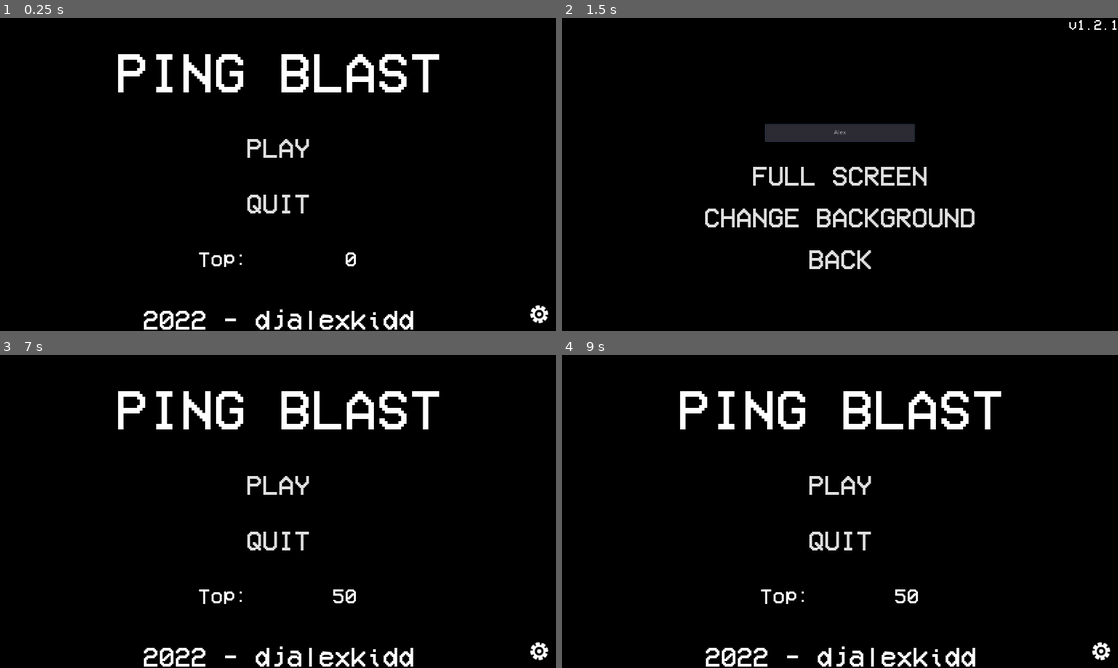
Above: before the commit, frames 1-4 (two rows, left to right).
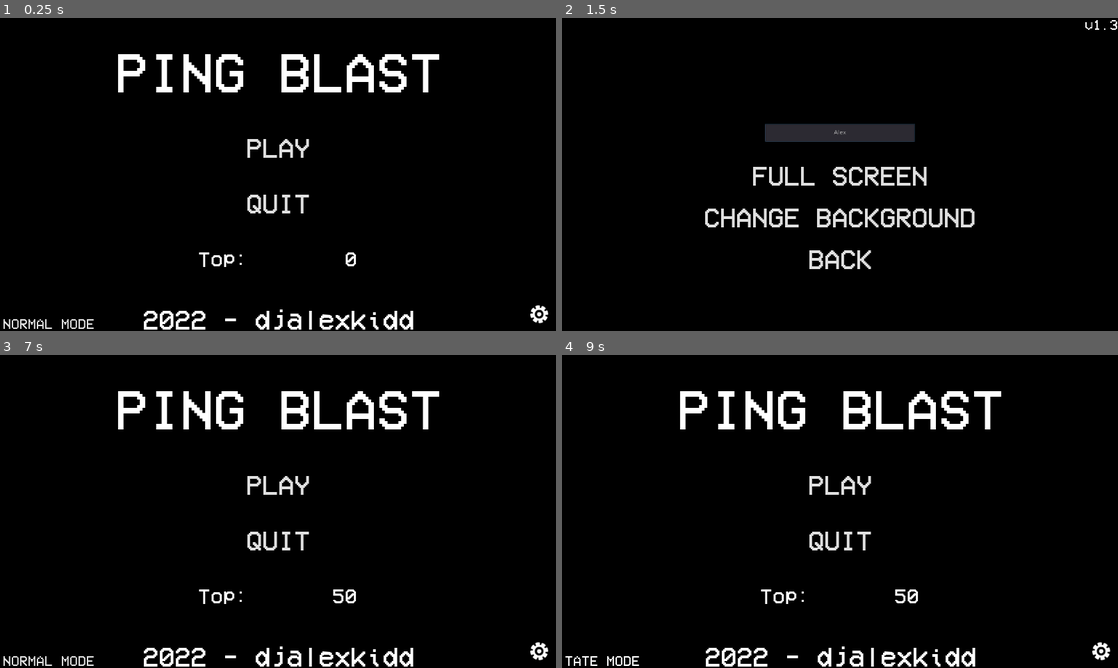
Above: after the commit, the same moments.

Repository: djalexkidd/ping-blast
Game: Godot game, scene res://scenes/MainMenu.tscn
Two runs of this game, one before a commit and one after it. Both use one fixed random seed, a clock stepped at 60 frames per second and the inputs below. Sound files missing from this copy of the repository are replaced by a short silence.
Inputs (mouse positions are in pixels of both pictures, inside the frame that each line leads up to):
- Up to frame 1 (0.25 s): no input
- Up to frame 2 (1.5 s): click (1101, 312) at 0.5 s; click (840, 133) at 1.27 s; type "Alex" at 1.35 s
- Up to frame 3 (7 s): click "BACK" at 2 s; click "PLAY" at 2.75 s; move the mouse to (400, 495) at 3.52 s; press the mouse at (400, 495) at 3.53 s; move the mouse to (166, 527) at 4.27 s; release the mouse at (166, 527) at 4.28 s; click (166, 527) at 4.35 s; click "PLAY" at 5 s; move the mouse to (333, 442) at 5.77 s; press the mouse at (333, 442) at 5.78 s; move the mouse to (250, 574) at 6.52 s; release the mouse at (250, 574) at 6.53 s; click (250, 574) at 6.6 s
- Up to frame 4 (9 s): click (634, 661) at 7.25 s, where only the run after the commit has a clickable "NORMAL MODE"; click (634, 661) at 8 s, where only the run after the commit has a clickable "TATE MODE"; click (634, 661) at 8.75 s, where only the run after the commit has a clickable "NORMAL MODE"

The runs differ from the first frame. In frame 1, 0.2% of the frame differs, in the area x 0-17%, y 96-100%; in frame 2, less than 0.1%; in frame 3, 0.2%; in frame 4, 0.2%.

Commit message:
Tate Mode

Diff:
--- a/scenes/Bullet.tscn
+++ b/scenes/Bullet.tscn
@@ -26,6 +26,7 @@
 shape = SubResource( 1 )
 
 [node name="Timer" type="Timer" parent="."]
+wait_time = 2.0
 one_shot = true
 autostart = true
 
--- a/scenes/Bullet_multi.tscn
+++ b/scenes/Bullet_multi.tscn
@@ -40,6 +40,7 @@
 shape = SubResource( 1 )
 
 [node name="Timer" type="Timer" parent="."]
+wait_time = 2.0
 one_shot = true
 autostart = true
 
--- /dev/null
+++ b/scenes/Game_tate.tscn
@@ -0,0 +1,253 @@
+[gd_scene load_steps=23 format=2]
+
+[ext_resource path="res://scenes/Player.tscn" type="PackedScene" id=1]
+[ext_resource path="res://scenes/Ball.tscn" type="PackedScene" id=2]
+[ext_resource path="res://assets/backgrounds/bricks.png" type="Texture" id=3]
+[ext_resource path="res://assets/fonts/vcr.ttf" type="DynamicFontData" id=4]
+[ext_resource path="res://scripts/Game.gd" type="Script" id=5]
+[ext_resource path="res://scripts/HUD.gd" type="Script" id=6]
+[ext_resource path="res://assets/sounds/sfx/New_Record-sharedassets0.assets.split0-65.wav" type="AudioStream" id=7]
+[ext_resource path="res://assets/sounds/sfx/Game_Lose-sharedassets0.assets.split0-36.wav" type="AudioStream" id=8]
+[ext_resource path="res://assets/icons/pause.png" type="Texture" id=9]
+[ext_resource path="res://assets/sounds/sfx/Fire-3b5c3fccd54504706b53e5578f3c8ef9-1.wav" type="AudioStream" id=10]
+[ext_resource path="res://assets/sounds/sfx/Ball_Pop1-sharedassets0.assets.split0-32.wav" type="AudioStream" id=11]
+
+[sub_resource type="RectangleShape2D" id=6]
+extents = Vector2( 400, 650 )
+
+[sub_resource type="RectangleShape2D" id=1]
+extents = Vector2( 636, 24 )
+
+[sub_resource type="RectangleShape2D" id=2]
+extents = Vector2( 664, 48 )
+
+[sub_resource type="DynamicFont" id=3]
+size = 64
+font_data = ExtResource( 4 )
+
+[sub_resource type="DynamicFont" id=4]
+size = 128
+font_data = ExtResource( 4 )
+
+[sub_resource type="DynamicFont" id=5]
+size = 64
+font_data = ExtResource( 4 )
+
+[sub_resource type="DynamicFont" id=11]
+size = 64
+font_data = ExtResource( 4 )
+
+[sub_resource type="Animation" id=7]
+length = 0.001
+tracks/0/type = "value"
+tracks/0/path = NodePath(".:modulate")
+tracks/0/interp = 1
+tracks/0/loop_wrap = true
+tracks/0/imported = false
+tracks/0/enabled = true
+tracks/0/keys = {
+"times": PoolRealArray( 0 ),
+"transitions": PoolRealArray( 1 ),
+"update": 0,
+"values": [ Color( 1, 1, 1, 1 ) ]
+}
+
+[sub_resource type="Animation" id=8]
+resource_name = "paused"
+loop = true
+tracks/0/type = "value"
+tracks/0/path = NodePath(".:modulate")
+tracks/0/interp = 1
+tracks/0/loop_wrap = true
+tracks/0/imported = false
+tracks/0/enabled = true
+tracks/0/keys = {
+"times": PoolRealArray( 0, 0.5, 1 ),
+"transitions": PoolRealArray( 1, 1, 1 ),
+"update": 0,
+"values": [ Color( 1, 1, 1, 1 ), Color( 1, 1, 1, 0 ), Color( 1, 1, 1, 1 ) ]
+}
+
+[sub_resource type="StyleBoxFlat" id=9]
+bg_color = Color( 0.0705882, 0.768627, 0.0705882, 1 )
+
+[sub_resource type="StyleBoxFlat" id=10]
+bg_color = Color( 0.745098, 0, 0, 1 )
+
+[node name="Game" type="Node2D"]
+script = ExtResource( 5 )
+
+[node name="Background" type="TextureRect" parent="."]
+margin_right = 2544.0
+margin_bottom = 1424.0
+texture = ExtResource( 3 )
+expand = true
+
+[node name="Player" parent="." instance=ExtResource( 1 )]
+position = Vector2( 160, 1180 )
+
+[node name="ball0" parent="." instance=ExtResource( 2 )]
+position = Vector2( 640, 320 )
+
+[node name="TouchScreenButton" type="TouchScreenButton" parent="."]
+position = Vector2( -50, 0 )
+shape = SubResource( 6 )
+action = "click"
+
+[node name="CanvasLayer" type="CanvasLayer" parent="."]
+
+[node name="Floor" type="StaticBody2D" parent="CanvasLayer"]
+collision_mask = 4
+
+[node name="ColorRect" type="ColorRect" parent="CanvasLayer/Floor"]
+margin_top = 1232.0
+margin_right = 720.0
+margin_bottom = 1280.0
+color = Color( 0, 0, 0, 1 )
+
+[node name="CollisionShape2D" type="CollisionShape2D" parent="CanvasLayer/Floor"]
+position = Vector2( 360, 1256 )
+shape = SubResource( 1 )
+
+[node name="CollisionShape2D2" type="CollisionShape2D" parent="CanvasLayer/Floor"]
+position = Vector2( 744, 600 )
+rotation = 1.5708
+shape = SubResource( 1 )
+
+[node name="CollisionShape2D3" type="CollisionShape2D" parent="CanvasLayer/Floor"]
+position = Vector2( -24, 600 )
+rotation = 1.5708
+shape = SubResource( 1 )
+
+[node name="ColorRect4" type="ColorRect" parent="CanvasLayer/Floor"]
+margin_left = -40.0
+margin_top = -40.0
+margin_right = 1288.0
+margin_bottom = 64.0
+color = Color( 0, 0, 0, 1 )
+
+[node name="CollisionShape2D4" type="CollisionShape2D" parent="CanvasLayer/Floor"]
+position = Vector2( 624, 8 )
+shape = SubResource( 2 )
+
+[node name="HUD" type="Control" parent="CanvasLayer"]
+pause_mode = 2
+margin_left = 640.0
+margin_top = 320.0
+margin_right = 640.0
+margin_bottom = 320.0
+script = ExtResource( 6 )
+
+[node name="ScoreValue" type="Label" parent="CanvasLayer/HUD"]
+margin_left = -592.0
+margin_top = -320.0
+margin_right = 32.0
+margin_bottom = -263.0
+custom_fonts/font = SubResource( 3 )
+text = "0"
+align = 1
+
+[node name="GameOverLabel" type="Label" parent="CanvasLayer/HUD"]
+visible = false
+anchor_left = 0.5
+anchor_top = 0.5
+anchor_right = 0.5
+anchor_bottom = 0.5
+margin_left = -616.0
+margin_top = 168.0
+margin_right = 59.0
+margin_bottom = 281.0
+custom_colors/font_color = Color( 1, 0, 0, 1 )
+custom_fonts/font = SubResource( 4 )
+text = "GAME OVER"
+__meta__ = {
+"_edit_use_anchors_": false
+}
+
+[node name="NewHighScoreLabel" type="Label" parent="CanvasLayer/HUD"]
+visible = false
+anchor_left = 0.5
+anchor_top = 0.5
+anchor_right = 0.5
+anchor_bottom = 0.5
+margin_left = -544.5
+margin_top = 292.5
+margin_right = -12.5
+margin_bottom = 349.5
+custom_colors/font_color = Color( 1, 1, 1, 1 )
+custom_fonts/font = SubResource( 5 )
+text = "GAME_NEWRECORD"
+__meta__ = {
+"_edit_use_anchors_": false
+}
+
+[node name="HighScoreValue" type="Label" parent="CanvasLayer/HUD"]
+margin_left = 424.0
+margin_top = -320.0
+margin_right = 630.0
+margin_bottom = -263.0
+custom_fonts/font = SubResource( 11 )
+text = "0"
+align = 2
+__meta__ = {
+"_edit_use_anchors_": false
+}
+
+[node name="Sprite" type="Sprite" parent="CanvasLayer/HUD"]
+visible = false
+position = Vector2( 0, -288 )
+scale = Vector2( 0.74, 0.74 )
+texture = ExtResource( 9 )
+
+[node name="AnimationPlayer" type="AnimationPlayer" parent="CanvasLayer/HUD/Sprite"]
+autoplay = "paused"
+anims/RESET = SubResource( 7 )
+anims/paused = SubResource( 8 )
+
+[node name="ProgressBar" type="ProgressBar" parent="CanvasLayer/HUD"]
+pause_mode = 1
+visible = false
+margin_left = -592.0
+margin_top = -256.0
+margin_right = 32.0
+margin_bottom = -224.0
+custom_styles/fg = SubResource( 9 )
+custom_styles/bg = SubResource( 10 )
+
+[node name="BonusTimer" type="Timer" parent="CanvasLayer/HUD/ProgressBar"]
+wait_time = 10.0
+one_shot = true
+
+[node name="Timer" type="Timer" parent="."]
+wait_time = 0.1
+
+[node name="SpawnNewTimer" type="Timer" parent="."]
+wait_time = 10.0
+autostart = true
+
+[node name="GameOverSound" type="AudioStreamPlayer" parent="."]
+stream = ExtResource( 8 )
+volume_db = -6.0
+
+[node name="NewHighScoreSound" type="AudioStreamPlayer" parent="."]
+stream = ExtResource( 7 )
+volume_db = -4.0
+
+[node name="BGM" type="AudioStreamPlayer" parent="."]
+volume_db = -6.0
+
+[node name="ShootSound" type="AudioStreamPlayer" parent="."]
+stream = ExtResource( 10 )
+volume_db = -14.0
+
+[node name="PopSound" type="AudioStreamPlayer" parent="."]
+stream = ExtResource( 11 )
+
+[connection signal="lose" from="Player" to="." method="_on_Player_lose"]
+[connection signal="multibullet" from="Player" to="." method="_on_Player_multibullet"]
+[connection signal="multibullet_stop" from="Player" to="." method="_on_Player_multibullet_stop"]
+[connection signal="switch_bg" from="CanvasLayer/HUD" to="." method="_on_HUD_switch_bg"]
+[connection signal="timeout" from="CanvasLayer/HUD/ProgressBar/BonusTimer" to="CanvasLayer/HUD" method="_on_BonusTimer_timeout"]
+[connection signal="timeout" from="Timer" to="." method="_on_Timer_timeout"]
+[connection signal="timeout" from="SpawnNewTimer" to="." method="_on_SpawnNewTimer_timeout"]
+[connection signal="finished" from="GameOverSound" to="." method="_on_GameOverSound_finished"]
--- a/scenes/MainMenu.tscn
+++ b/scenes/MainMenu.tscn
@@ -24,6 +24,12 @@
 [sub_resource type="DynamicFont" id=3]
 size = 64
 font_data = ExtResource( 1 )
+
+[sub_resource type="DynamicFont" id=6]
+size = 32
+font_data = ExtResource( 1 )
+
+[sub_resource type="StyleBoxEmpty" id=7]
 
 [node name="MainMenu" type="Control"]
 anchor_right = 1.0
@@ -107,6 +113,21 @@
 "_edit_use_anchors_": false
 }
 
+[node name="TateButton" type="Button" parent="."]
+anchor_top = 1.0
+anchor_bottom = 1.0
+margin_top = -35.0
+margin_right = 335.0
+custom_fonts/font = SubResource( 6 )
+custom_styles/focus = SubResource( 7 )
+toggle_mode = true
+text = "TITLE_MODE_NORMAL"
+flat = true
+align = 0
+__meta__ = {
+"_edit_use_anchors_": false
+}
+
 [node name="QuitButton" type="Button" parent="."]
 anchor_left = 0.5
 anchor_top = 0.5
@@ -146,6 +167,7 @@
 }
 
 [connection signal="pressed" from="PlayButton" to="." method="_on_PlayButton_pressed"]
+[connection signal="toggled" from="TateButton" to="." method="_on_TateButton_toggled"]
 [connection signal="pressed" from="QuitButton" to="." method="_on_QuitButton_pressed"]
 [connection signal="pressed" from="SettingsButton" to="." method="_on_SettingsButton_pressed"]
 [connection signal="pressed" from="LeaderboardButton" to="." method="_on_LeaderboardButton_pressed"]
--- a/scenes/Settings.tscn
+++ b/scenes/Settings.tscn
@@ -107,11 +107,11 @@
 [node name="Version" type="Label" parent="."]
 anchor_left = 1.0
 anchor_right = 1.0
-margin_left = -114.0
+margin_left = -131.0
 margin_bottom = 29.0
 custom_fonts/font = SubResource( 2 )
-text = "v1.2.1"
-align = 1
+text = "v1.3"
+align = 2
 
 [connection signal="text_changed" from="NickNameEdit" to="NickNameEdit" method="name_apply"]
 [connection signal="pressed" from="FullScreenButton" to="." method="_on_FullScreenButton_pressed"]
--- a/scripts/Game.gd
+++ b/scripts/Game.gd
@@ -25,6 +25,9 @@
 		image.load(Global.bg_path)
 		image_texture.create_from_image(image)
 		$Background.texture = image_texture
+
+	if Global.tate_mode:
+		get_tree().set_screen_stretch(SceneTree.STRETCH_MODE_2D, SceneTree.STRETCH_ASPECT_KEEP, Vector2(720, 1280))
 
 func _physics_process(delta):
 	if Input.is_action_pressed("click") and can_shoot: #Quand le clic gauche est appuyé
--- a/scripts/Global.gd
+++ b/scripts/Global.gd
@@ -5,3 +5,4 @@
 var bg_path
 var leaderboard_enabled
 var player_name = "Anonymous"
+var tate_mode
--- a/scripts/MainMenu.gd
+++ b/scripts/MainMenu.gd
@@ -6,10 +6,18 @@
 		load_playername()
 	if !Global.leaderboard_enabled:
 		$LeaderboardButton.queue_free()
+	if Global.tate_mode:
+		$TateButton.text = "TITLE_MODE_TATE"
+		OS.set_screen_orientation(0)
+		get_tree().set_screen_stretch(SceneTree.STRETCH_MODE_2D, SceneTree.STRETCH_ASPECT_KEEP, Vector2(1280, 720))
 
 #Bouton pour jouer au jeu
 func _on_PlayButton_pressed():
-	get_tree().change_scene("res://scenes/Game.tscn")
+	if Global.tate_mode:
+		get_tree().change_scene("res://scenes/Game_tate.tscn")
+		OS.set_screen_orientation(1)
+	else:
+		get_tree().change_scene("res://scenes/Game.tscn")
 
 #Bouton pour quitter le jeu
 func _on_QuitButton_pressed():
@@ -45,3 +53,11 @@
 
 func _on_LeaderboardButton_pressed():
 	get_tree().change_scene("res://addons/silent_wolf/Scores/Leaderboard.tscn")
+
+func _on_TateButton_toggled(button_pressed):
+	if Global.tate_mode:
+		Global.tate_mode = false
+		$TateButton.text = "TITLE_MODE_NORMAL"
+	else:
+		Global.tate_mode = true
+		$TateButton.text = "TITLE_MODE_TATE"
--- a/translation/locale.csv
+++ b/translation/locale.csv
@@ -7,3 +7,5 @@
 SETTINGS_NICKNAME,Pseudonyme,Nickname
 GAME_NEWRECORD,NOUVEAU RECORD!,NEW RECORD!
 TITLE_LEADERBOARD,Classements,Leaderboard
+TITLE_MODE_NORMAL,MODE NORMAL,NORMAL MODE
+TITLE_MODE_TATE,MODE VERTICAL,TATE MODE
Not shown: 1 places in scenes/MainMenu.tscn that only renumber resources
